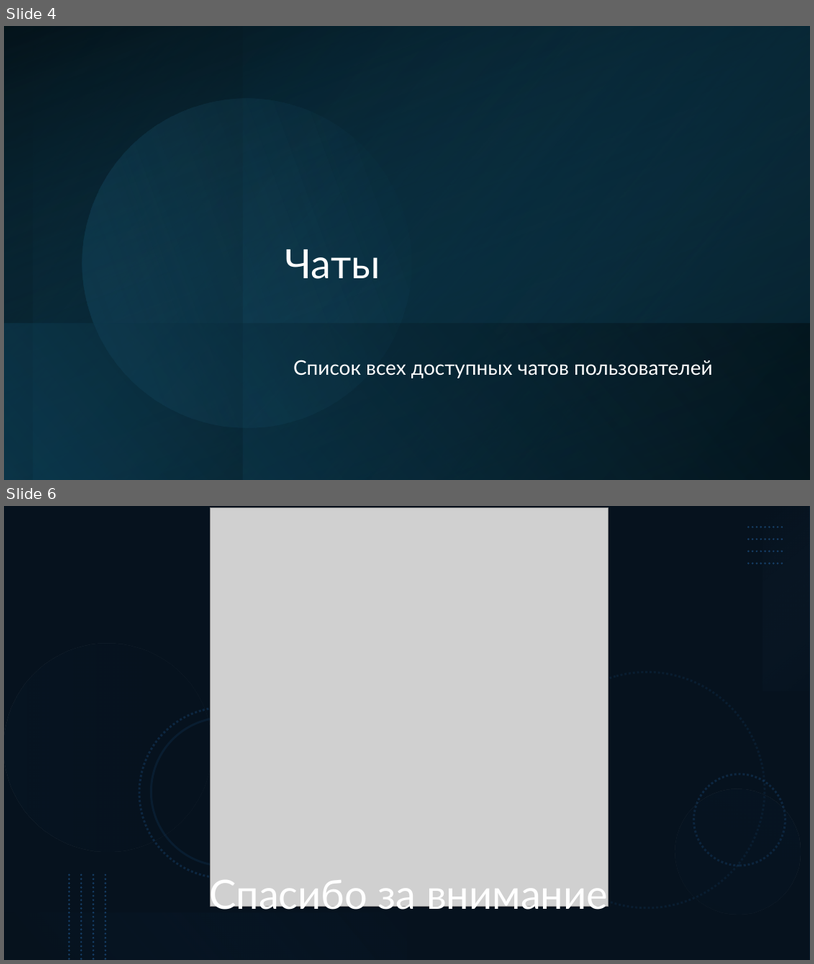
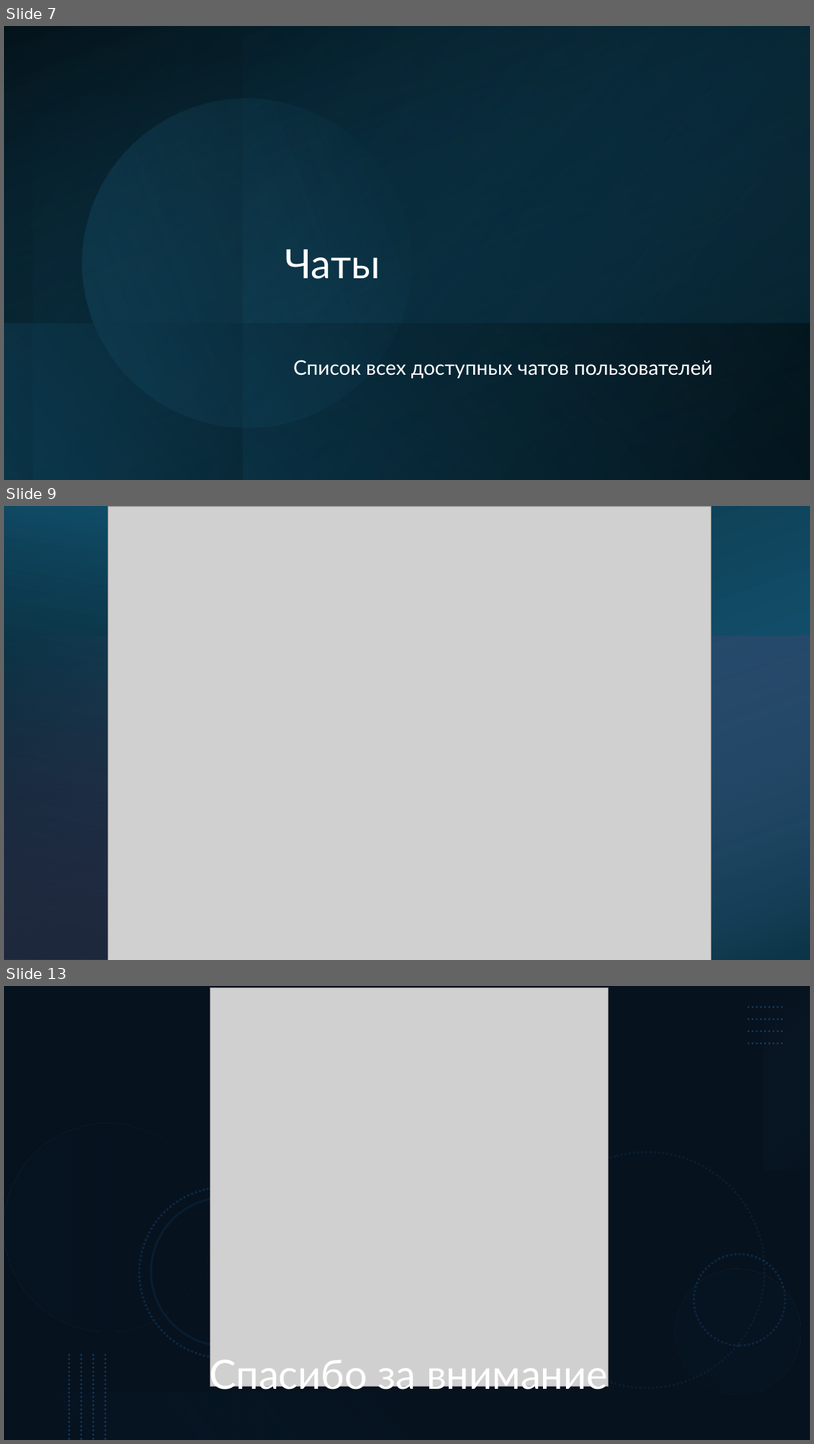
Before and after one commit to EnderEzhik/Project3, a slide deck: Project 3.pptx. Shown one above the other, each under a label of ours: slides 4 and 6 before the commit, slides 7, 9 and 13 after it; the slides between them are not shown. The pictures are 814x964 and 814x1444 pixels, drawn with LibreOffice and Linux fonts; fonts in the diff are those of the drawing; grey boxes stand for pictures. Boxes give left, top, right and bottom in pixels: in the first picture for what was removed or moved away, otherwise in the second. Text is boxed around its words. In the diff, an @@ line names an element or a change of style, - is before the commit and + after.

```diff
--- a/Project 3.pptx
+++ b/Project 3.pptx
@@ slide 9 added at <box>4,506,810,960</box>, background #FFFFFF @@
@@ rectangle added at <box>4,506,810,960</box>, fill gradient #156082 to #0B3041 @@
@@ rectangle added at <box>4,506,604,960</box>, fill gradient #000000 to #156082 @@
@@ picture added at <box>108,506,712,960</box> @@
@@ rectangle added at <box>4,636,810,960</box>, fill gradient #D86ECC to #000000 @@
@@ what was slide 4 is now slide 7 @@
@@ what was slide 6 is now slide 13 @@
```
Also in this commit, not shown: 1 slide changed, 8 other slides added, 2 slides removed, 1 other file.
